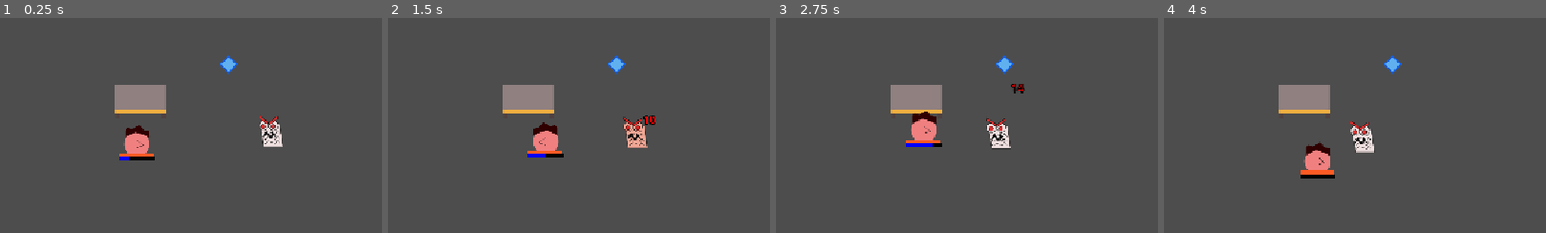
Above: before the commit, frames 1-4 (left to right).
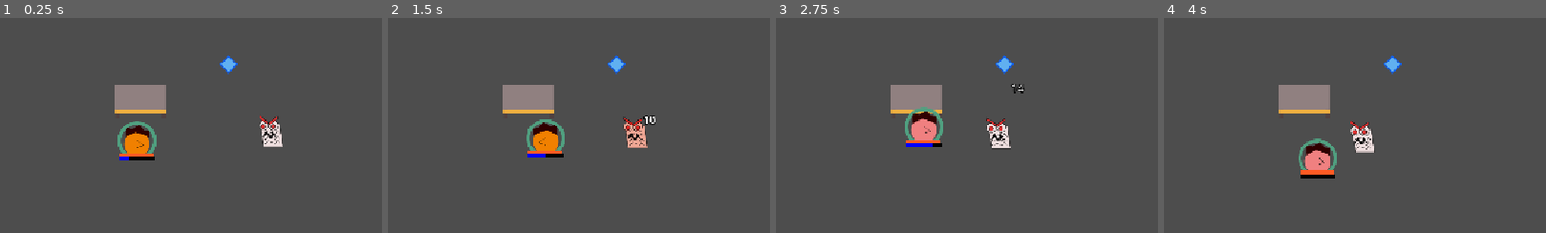
Above: after the commit, the same moments.

Repository: mathew-tran/LevelUpGameJam2025
Game: Godot game, scene res://Scene/Main.tscn
The game is run twice, just before and just after one commit, with the same random seed, the same clock (stepped at 60 frames per second) and the same inputs.
Inputs (mouse positions are % of the whole screen's width and height, from its top left):
- Up to frame 1 (0.25 s): no input
- Up to frame 2 (1.5 s): move the mouse to (72, 45) at 0.52 s; move the mouse to (30, 55) at 1.27 s
- Up to frame 3 (2.75 s): move the mouse to (60, 28) at 2.02 s
- Up to frame 4 (4 s): move the mouse to (45, 70) at 2.77 s; move the mouse to (80, 65) at 3.52 s
The pictures show only the part of the screen within x 32-82%, y 22-72%; the shares and areas given below are measured in that part.

The runs differ from the first frame. In frame 1, 0.9% of the frame differs, in the area x 30-41%, y 48-64%; in frame 2, 1.0%, in the area x 36-70%, y 45-62%; in frame 3, 0.4%; in frame 4, 0.3%.

Commit message:
work on paper clip projectile

Diff:
--- a/Content/CharacterData.gd
+++ b/Content/CharacterData.gd
@@ -8,6 +8,7 @@
 @export var Description = ""
 @export var Picture : Texture2D
 @export var Projectile : PackedScene
+@export var Spread = 1
 
 @export var Upgrades : Array[CharacterUpgradeData]
 enum DEPARTMENT {
--- /dev/null
+++ b/Content/CharacterPools/Common/Greg.tres
@@ -0,0 +1,67 @@
+[gd_resource type="Resource" script_class="CharacterData" load_steps=18 format=3 uid="uid://cygdsjda3jivl"]
+
+[ext_resource type="Texture2D" uid="uid://d0xkmx3xkwdmb" path="res://Art/Character/Greg.png" id="1_bfmt5"]
+[ext_resource type="Script" uid="uid://b1crlyox21yx2" path="res://Content/CharacterUpgradeData.gd" id="1_sjvf1"]
+[ext_resource type="PackedScene" uid="uid://b4neoep5r3soq" path="res://Prefabs/Projectiles/PaperClipProjectile.tscn" id="2_7qxdr"]
+[ext_resource type="Script" uid="uid://dadt4pa7kewb" path="res://Content/CharacterData.gd" id="2_sr46h"]
+[ext_resource type="Script" uid="uid://c7f6e6ejy2j0y" path="res://Content/UpgradeTypes/CharacterUpgradeSpread.gd" id="4_f3jx6"]
+[ext_resource type="Script" uid="uid://civl0ns7ngbc6" path="res://Content/UpgradeTypes/CharacterUpgradeBaseAttackRate.gd" id="5_agrnv"]
+[ext_resource type="Script" uid="uid://cxcg364uu2exq" path="res://Content/UpgradeTypes/CharacterUpgradePenetration.gd" id="6_6j1cp"]
+[ext_resource type="Script" uid="uid://bqa6hwpbpw3x0" path="res://Content/UpgradeTypes/CharacterUpgradeBaseAttack.gd" id="7_lkxir"]
+
+[sub_resource type="Resource" id="Resource_lajlj"]
+script = ExtResource("4_f3jx6")
+Spread = 1
+metadata/_custom_type_script = "uid://c7f6e6ejy2j0y"
+
+[sub_resource type="Resource" id="Resource_uju6c"]
+script = ExtResource("5_agrnv")
+AttackRateIncrease = 50.0
+metadata/_custom_type_script = "uid://civl0ns7ngbc6"
+
+[sub_resource type="Resource" id="Resource_fev4i"]
+script = ExtResource("6_6j1cp")
+Penetration = 1
+metadata/_custom_type_script = "uid://cxcg364uu2exq"
+
+[sub_resource type="Resource" id="Resource_0tw70"]
+script = ExtResource("6_6j1cp")
+Penetration = 1
+metadata/_custom_type_script = "uid://cxcg364uu2exq"
+
+[sub_resource type="Resource" id="Resource_dh6n2"]
+script = ExtResource("7_lkxir")
+Amount = 100.0
+metadata/_custom_type_script = "uid://bqa6hwpbpw3x0"
+
+[sub_resource type="Resource" id="Resource_567l0"]
+script = ExtResource("5_agrnv")
+AttackRateIncrease = 50.0
+metadata/_custom_type_script = "uid://civl0ns7ngbc6"
+
+[sub_resource type="Resource" id="Resource_kyfbt"]
+script = ExtResource("4_f3jx6")
+Spread = 1
+metadata/_custom_type_script = "uid://c7f6e6ejy2j0y"
+
+[sub_resource type="Resource" id="Resource_a1efr"]
+script = ExtResource("7_lkxir")
+Amount = 50.0
+metadata/_custom_type_script = "uid://bqa6hwpbpw3x0"
+
+[sub_resource type="Resource" id="Resource_7bkbm"]
+script = ExtResource("5_agrnv")
+AttackRateIncrease = 200.0
+metadata/_custom_type_script = "uid://civl0ns7ngbc6"
+
+[resource]
+script = ExtResource("2_sr46h")
+Name = "Greg"
+Occupation = 5
+Cost = 10
+Description = "Throws a bunch of paper clips!"
+Picture = ExtResource("1_bfmt5")
+Projectile = ExtResource("2_7qxdr")
+Spread = 2
+Upgrades = Array[ExtResource("1_sjvf1")]([SubResource("Resource_lajlj"), SubResource("Resource_uju6c"), SubResource("Resource_fev4i"), SubResource("Resource_0tw70"), SubResource("Resource_dh6n2"), SubResource("Resource_567l0"), SubResource("Resource_kyfbt"), SubResource("Resource_a1efr"), SubResource("Resource_7bkbm")])
+metadata/_custom_type_script = "uid://dadt4pa7kewb"
--- a/Content/CharacterPools/Common/Jim.tres
+++ b/Content/CharacterPools/Common/Jim.tres
@@ -7,6 +7,7 @@
 [ext_resource type="Script" uid="uid://b6h68mdjtk5lp" path="res://Content/UpgradeTypes/CharacterUpgradeBounces.gd" id="4_tbwa4"]
 [ext_resource type="Script" uid="uid://civl0ns7ngbc6" path="res://Content/UpgradeTypes/CharacterUpgradeBaseAttackRate.gd" id="5_foiv3"]
 [ext_resource type="Script" uid="uid://bqa6hwpbpw3x0" path="res://Content/UpgradeTypes/CharacterUpgradeBaseAttack.gd" id="6_su8px"]
+[ext_resource type="Script" uid="uid://c7f6e6ejy2j0y" path="res://Content/UpgradeTypes/CharacterUpgradeSpread.gd" id="7_foiv3"]
 
 [sub_resource type="Resource" id="Resource_4lvpt"]
 script = ExtResource("4_tbwa4")
@@ -28,6 +29,36 @@
 AttackRateIncrease = 10.0
 metadata/_custom_type_script = "uid://civl0ns7ngbc6"
 
+[sub_resource type="Resource" id="Resource_su8px"]
+script = ExtResource("6_su8px")
+Amount = 10.0
+metadata/_custom_type_script = "uid://bqa6hwpbpw3x0"
+
+[sub_resource type="Resource" id="Resource_1e6yj"]
+script = ExtResource("5_foiv3")
+AttackRateIncrease = 10.0
+metadata/_custom_type_script = "uid://civl0ns7ngbc6"
+
+[sub_resource type="Resource" id="Resource_4av85"]
+script = ExtResource("4_tbwa4")
+Bounces = 2
+metadata/_custom_type_script = "uid://b6h68mdjtk5lp"
+
+[sub_resource type="Resource" id="Resource_maa75"]
+script = ExtResource("7_foiv3")
+Spread = 1
+metadata/_custom_type_script = "uid://c7f6e6ejy2j0y"
+
+[sub_resource type="Resource" id="Resource_vmd4l"]
+script = ExtResource("6_su8px")
+Amount = 75.0
+metadata/_custom_type_script = "uid://bqa6hwpbpw3x0"
+
+[sub_resource type="Resource" id="Resource_u1e6m"]
+script = ExtResource("4_tbwa4")
+Bounces = 3
+metadata/_custom_type_script = "uid://b6h68mdjtk5lp"
+
 [resource]
 script = ExtResource("2_rn5iy")
 Name = "Jim"
@@ -36,5 +67,6 @@
 Description = "Throws a bouncy projectile"
 Picture = ExtResource("1_rn5iy")
 Projectile = ExtResource("2_fqx34")
-Upgrades = Array[ExtResource("1_c05vt")]([SubResource("Resource_4lvpt"), SubResource("Resource_lw4a6"), SubResource("Resource_jwrxj"), SubResource("Resource_bp10m")])
+Spread = 1
+Upgrades = Array[ExtResource("1_c05vt")]([SubResource("Resource_4lvpt"), SubResource("Resource_lw4a6"), SubResource("Resource_jwrxj"), SubResource("Resource_bp10m"), SubResource("Resource_su8px"), SubResource("Resource_1e6yj"), SubResource("Resource_4av85"), SubResource("Resource_maa75"), SubResource("Resource_vmd4l"), SubResource("Resource_u1e6m")])
 metadata/_custom_type_script = "uid://dadt4pa7kewb"
--- a/Content/CharacterPools/Common/Meegan.tres
+++ b/Content/CharacterPools/Common/Meegan.tres
@@ -7,6 +7,7 @@
 [ext_resource type="Script" uid="uid://b068slgsi0qfb" path="res://Content/UpgradeTypes/CharacterUpgradeTeamHealth.gd" id="4_rlp8v"]
 [ext_resource type="Script" uid="uid://bqa6hwpbpw3x0" path="res://Content/UpgradeTypes/CharacterUpgradeBaseAttack.gd" id="5_emh3o"]
 [ext_resource type="Script" uid="uid://b6h68mdjtk5lp" path="res://Content/UpgradeTypes/CharacterUpgradeBounces.gd" id="6_ig3pp"]
+[ext_resource type="Script" uid="uid://civl0ns7ngbc6" path="res://Content/UpgradeTypes/CharacterUpgradeBaseAttackRate.gd" id="7_emh3o"]
 
 [sub_resource type="Resource" id="Resource_p8obt"]
 script = ExtResource("4_rlp8v")
@@ -28,6 +29,36 @@
 Bounces = 2
 metadata/_custom_type_script = "uid://b6h68mdjtk5lp"
 
+[sub_resource type="Resource" id="Resource_ig3pp"]
+script = ExtResource("6_ig3pp")
+Bounces = 1
+metadata/_custom_type_script = "uid://b6h68mdjtk5lp"
+
+[sub_resource type="Resource" id="Resource_2r8qw"]
+script = ExtResource("6_ig3pp")
+Bounces = 1
+metadata/_custom_type_script = "uid://b6h68mdjtk5lp"
+
+[sub_resource type="Resource" id="Resource_br1bi"]
+script = ExtResource("5_emh3o")
+Amount = 50.0
+metadata/_custom_type_script = "uid://bqa6hwpbpw3x0"
+
+[sub_resource type="Resource" id="Resource_urjpc"]
+script = ExtResource("7_emh3o")
+AttackRateIncrease = 10.0
+metadata/_custom_type_script = "uid://civl0ns7ngbc6"
+
+[sub_resource type="Resource" id="Resource_emh3o"]
+script = ExtResource("4_rlp8v")
+Amount = 30.0
+metadata/_custom_type_script = "uid://b068slgsi0qfb"
+
+[sub_resource type="Resource" id="Resource_k70v0"]
+script = ExtResource("7_emh3o")
+AttackRateIncrease = 300.0
+metadata/_custom_type_script = "uid://civl0ns7ngbc6"
+
 [resource]
 script = ExtResource("2_tcvd6")
 Name = "Meegan"
@@ -36,5 +67,5 @@
 Description = "Make your team sturdier!"
 Picture = ExtResource("1_tcvd6")
 Projectile = ExtResource("2_h3pu5")
-Upgrades = Array[ExtResource("1_7ru7e")]([SubResource("Resou …(64 unchanged characters)… e_p2kn4"), SubResource("Resource_ijecq")])
+Upgrades = Array[ExtResource("1_7ru7e")]([SubResource("Resou …(64 unchanged characters)… e_p2kn4"), SubResource("Resource_ijecq"), SubResource("Resource_ig3pp"), SubResource("Resource_2r8qw"), SubResource("Resource_br1bi"), SubResource("Resource_urjpc"), SubResource("Resource_emh3o"), SubResource("Resource_k70v0")])
 metadata/_custom_type_script = "uid://dadt4pa7kewb"
--- a/Content/Mark.tres
+++ b/Content/Mark.tres
@@ -1,65 +1,66 @@
 [gd_resource type="Resource" script_class="CharacterData" load_steps=17 format=3 uid="uid://cj6fpl8v47hn3"]
 
-[ext_resource type="Texture2D" uid="uid://cj0tuc0njq1l3" path="res://Art/Character/Mark.png" id="1_tk5wi"]
-[ext_resource type="PackedScene" uid="uid://csm5aoidl1x0s" path="res://Prefabs/Projectiles/BaseProjectile.tscn" id="2_eoqc0"]
-[ext_resource type="Script" uid="uid://b1crlyox21yx2" path="res://Content/CharacterUpgradeData.gd" id="3_x2yx5"]
-[ext_resource type="Script" uid="uid://bqa6hwpbpw3x0" path="res://Content/UpgradeTypes/CharacterUpgradeBaseAttack.gd" id="4_sr8xb"]
-[ext_resource type="Script" uid="uid://cxcg364uu2exq" path="res://Content/UpgradeTypes/CharacterUpgradePenetration.gd" id="4_viqu8"]
-[ext_resource type="Script" uid="uid://dadt4pa7kewb" path="res://Content/CharacterData.gd" id="5_6070i"]
-[ext_resource type="Script" uid="uid://civl0ns7ngbc6" path="res://Content/UpgradeTypes/CharacterUpgradeBaseAttackRate.gd" id="5_viqu8"]
+[ext_resource type="Texture2D" uid="uid://cj0tuc0njq1l3" path="res://Art/Character/Mark.png" id="1_lwbo0"]
+[ext_resource type="PackedScene" uid="uid://csm5aoidl1x0s" path="res://Prefabs/Projectiles/BaseProjectile.tscn" id="2_62jkf"]
+[ext_resource type="Script" uid="uid://b1crlyox21yx2" path="res://Content/CharacterUpgradeData.gd" id="3_yjmju"]
+[ext_resource type="Script" uid="uid://cxcg364uu2exq" path="res://Content/UpgradeTypes/CharacterUpgradePenetration.gd" id="4_suyej"]
+[ext_resource type="Script" uid="uid://civl0ns7ngbc6" path="res://Content/UpgradeTypes/CharacterUpgradeBaseAttackRate.gd" id="5_bl61v"]
+[ext_resource type="Script" uid="uid://bqa6hwpbpw3x0" path="res://Content/UpgradeTypes/CharacterUpgradeBaseAttack.gd" id="6_c6a7v"]
+[ext_resource type="Script" uid="uid://dadt4pa7kewb" path="res://Content/CharacterData.gd" id="7_1xsum"]
 
 [sub_resource type="Resource" id="Resource_ia558"]
-script = ExtResource("4_viqu8")
+script = ExtResource("4_suyej")
 Penetration = 1
 metadata/_custom_type_script = "uid://cxcg364uu2exq"
 
 [sub_resource type="Resource" id="Resource_8w7eq"]
-script = ExtResource("5_viqu8")
+script = ExtResource("5_bl61v")
 AttackRateIncrease = 15.0
 metadata/_custom_type_script = "uid://civl0ns7ngbc6"
 
 [sub_resource type="Resource" id="Resource_i4kpn"]
-script = ExtResource("4_sr8xb")
+script = ExtResource("6_c6a7v")
 Amount = 10.0
 metadata/_custom_type_script = "uid://bqa6hwpbpw3x0"
 
 [sub_resource type="Resource" id="Resource_sr8xb"]
-script = ExtResource("4_sr8xb")
+script = ExtResource("6_c6a7v")
 Amount = 10.0
 metadata/_custom_type_script = "uid://bqa6hwpbpw3x0"
 
 [sub_resource type="Resource" id="Resource_viqu8"]
-script = ExtResource("4_sr8xb")
+script = ExtResource("6_c6a7v")
 Amount = 10.0
 metadata/_custom_type_script = "uid://bqa6hwpbpw3x0"
 
 [sub_resource type="Resource" id="Resource_86ash"]
-script = ExtResource("4_sr8xb")
+script = ExtResource("6_c6a7v")
 Amount = 10.0
 metadata/_custom_type_script = "uid://bqa6hwpbpw3x0"
 
 [sub_resource type="Resource" id="Resource_n5akq"]
-script = ExtResource("5_viqu8")
+script = ExtResource("5_bl61v")
 AttackRateIncrease = 40.0
 metadata/_custom_type_script = "uid://civl0ns7ngbc6"
 
 [sub_resource type="Resource" id="Resource_4s1jd"]
-script = ExtResource("4_sr8xb")
+script = ExtResource("6_c6a7v")
 Amount = 10.0
 metadata/_custom_type_script = "uid://bqa6hwpbpw3x0"
 
 [sub_resource type="Resource" id="Resource_tnret"]
-script = ExtResource("4_sr8xb")
+script = ExtResource("6_c6a7v")
 Amount = 300.0
 metadata/_custom_type_script = "uid://bqa6hwpbpw3x0"
 
 [resource]
-script = ExtResource("5_6070i")
+script = ExtResource("7_1xsum")
 Name = "Mark"
 Occupation = 0
 Cost = 4
 Description = "Has extra pencils to throw around."
-Picture = ExtResource("1_tk5wi")
-Projectile = ExtResource("2_eoqc0")
-Upgrades = Array[ExtResource("3_x2yx5")]([SubResource("Resource_ia558"), SubResource("Resource_8w7eq"), SubResource("Resource_i4kpn"), SubResource("Resource_sr8xb"), SubResource("Resource_ia558"), SubResource("Resource_viqu8"), SubResource("Resource_86ash"), SubResource("Resource_n5akq"), SubResource("Resource_4s1jd"), SubResource("Resource_tnret")])
+Picture = ExtResource("1_lwbo0")
+Projectile = ExtResource("2_62jkf")
+Spread = 1
+Upgrades = Array[ExtResource("3_yjmju")]([SubResource("Resource_ia558"), SubResource("Resource_8w7eq"), SubResource("Resource_i4kpn"), SubResource("Resource_sr8xb"), SubResource("Resource_ia558"), SubResource("Resource_viqu8"), SubResource("Resource_86ash"), SubResource("Resource_n5akq"), SubResource("Resource_4s1jd"), SubResource("Resource_tnret")])
 metadata/_custom_type_script = "uid://dadt4pa7kewb"
--- /dev/null
+++ b/Content/UpgradeTypes/CharacterUpgradeSpread.gd
@@ -0,0 +1,12 @@
+extends CharacterUpgradeData
+
+class_name CharacterUpgradeSpread
+@export var Spread = 1
+
+func GetUpgradeName():
+	return "Increase projectile amount by " + str(Spread)
+
+func ApplyUpgrade(char : BaseCharacter):
+	char.Spread += 1
+func RemoveUpgrade(char : BaseCharacter):
+	char.Spread -= 1
--- a/Prefabs/Characters/BaseCharacter.tscn
+++ b/Prefabs/Characters/BaseCharacter.tscn
@@ -1,7 +1,8 @@
-[gd_scene load_steps=9 format=3 uid="uid://uf5h3c2dv0a2"]
+[gd_scene load_steps=10 format=3 uid="uid://uf5h3c2dv0a2"]
 
 [ext_resource type="Script" uid="uid://cbqniscqsxqoo" path="res://Scripts/Character/BaseCharacter.gd" id="1_18plh"]
 [ext_resource type="Texture2D" uid="uid://cj0tuc0njq1l3" path="res://Art/Character/Mark.png" id="2_hanbv"]
+[ext_resource type="Texture2D" uid="uid://ceeo4tnjbdiml" path="res://Art/ActiveCircle.png" id="2_u6xj4"]
 [ext_resource type="PackedScene" uid="uid://cv6pm1detf5ct" path="res://Prefabs/UI/AbilityBar.tscn" id="3_u6xj4"]
 [ext_resource type="Script" uid="uid://bd6c17ffm375y" path="res://Scripts/Components/HealthComponent.gd" id="4_fya0b"]
 
@@ -22,6 +23,10 @@
 gravity_scale = 0.0
 lock_rotation = true
 script = ExtResource("1_18plh")
+
+[node name="ActiveCircle" type="Sprite2D" parent="."]
+visible = false
+texture = ExtResource("2_u6xj4")
 
 [node name="Sprite2D" type="Sprite2D" parent="."]
 texture = ExtResource("2_hanbv")
--- /dev/null
+++ b/Prefabs/Projectiles/PaperClipProjectile.tscn
@@ -0,0 +1,16 @@
+[gd_scene load_steps=4 format=3 uid="uid://b4neoep5r3soq"]
+
+[ext_resource type="PackedScene" uid="uid://csm5aoidl1x0s" path="res://Prefabs/Projectiles/BaseProjectile.tscn" id="1_pl8cn"]
+[ext_resource type="Texture2D" uid="uid://3kibo1i3dj8w" path="res://Art/Projectiles/Paperclip.png" id="2_emyfl"]
+
+[sub_resource type="RectangleShape2D" id="RectangleShape2D_ovcqh"]
+size = Vector2(29, 10)
+
+[node name="Projectile" instance=ExtResource("1_pl8cn")]
+
+[node name="Sprite2D" parent="." index="0"]
+texture = ExtResource("2_emyfl")
+
+[node name="CollisionShape2D" parent="." index="2"]
+position = Vector2(-0.5, 0)
+shape = SubResource("RectangleShape2D_ovcqh")
--- a/Scripts/Autoload/Finder.gd
+++ b/Scripts/Autoload/Finder.gd
@@ -14,6 +14,9 @@
 
 func GetGame() -> Game:
 	return get_tree().get_nodes_in_group("Game")[0]
+
+func GetEXP() -> EXPBar:
+	return get_tree().get_nodes_in_group("EXPBar")[0]
 
 func GetEnemyGroup():
 	return get_tree().get_nodes_in_group("EnemyGroup")[0]
--- a/Scripts/Character/BaseCharacter.gd
+++ b/Scripts/Character/BaseCharacter.gd
@@ -25,6 +25,9 @@
 var RegenSpeed = 1
 var RegenAmount = .25
 
+var Spread = 1
+
+var bCanBeHit = true
 
 func GetNextUpgrade():
 	if CharacterLevel > CharacterDataRef.Upgrades.size():
@@ -44,6 +47,26 @@
 	$HealthComponent.OnDeath.connect(OnDeath)
 	OnTakeDamage(0)
 	Setup(CharacterDataRef)
+	Finder.GetEXPBar().OnLevelUp.connect(OnLevelup)
+	GiveTempInvincibility(2)
+
+func OnLevelup():
+	GiveTempInvincibility(.5)
+
+func GiveTempInvincibility(amount = .3):
+	if bCanBeHit == false:
+		return
+	bCanBeHit = false
+	var tween = get_tree().create_tween()
+	$HealthComponent.Disable()
+	tween.tween_property($Sprite2D, "modulate", Color.YELLOW, .1)
+	await tween.finished
+	await get_tree().create_timer(amount).timeout
+	tween = get_tree().create_tween()
+	tween.tween_property($Sprite2D, "modulate", Color.WHITE, .1)
+	await tween.finished
+	$HealthComponent.Enable()
+	bCanBeHit = true
 
 func OnTakeDamage(_amount):
 	$Healthbar.value = float($HealthComponent.CurrentHealth) / float($HealthComponent.MaxHealth)
@@ -72,23 +95,41 @@
 
 	SubStatAttackRate.Init()
 	SubStatAttackRate.ModifiedResource.ValueUpdated.connect(OnAttackRateUpdate)
-
+	Spread = CharacterDataRef.Spread
 	$ShootTimer.wait_time = 1/SubStatAttackRate.Get().GetValue()
 
 func OnAttackRateUpdate(rate):
 	$ShootTimer.wait_time = 1/rate
 
+func GetBulletAngles(amount):
+	var value = amount
+	if value <= 1:
+		return [0]
+
+	var totalSpreadAngle = PI / 8
+
+	var bulletAngle = totalSpreadAngle / (value - 1)
+	var startAngle = -totalSpreadAngle / 2
+
+	var rotations = []
+	for i in range(value):
+		rotations.append(rad_to_deg(startAngle + i * bulletAngle))
+	return rotations
+
 func _on_shoot_timer_timeout() -> void:
 	if CharacterDataRef.Projectile:
 		var enemy = Finder.GetClosestEnemy(global_position)
 		if enemy:
-			var instance = CharacterDataRef.Projectile.instantiate()
-			instance.Direction = (enemy.global_position - global_position).normalized()
-			instance.global_position = global_position
-			instance.Damage = SubStatDamage.Get().GetValue() + randi_range(0, 4)
-			instance.Penetration = Penetration
-			instance.Bounces += Bounces
-			Finder.GetBulletsGroup().add_child(instance)
+			for angle in GetBulletAngles(Spread):
+				var instance = CharacterDataRef.Projectile.instantiate()
+				instance.Direction = (enemy.global_position - global_position).normalized()
+				var radians = float(deg_to_rad(angle))
+				instance.Direction = instance.Direction.rotated(radians)
+				instance.global_position = global_position
+				instance.Damage = SubStatDamage.Get().GetValue() + randi_range(0, 4)
+				instance.Penetration = Penetration
+				instance.Bounces += Bounces
+				Finder.GetBulletsGroup().add_child(instance)
 
 func _process(delta: float) -> void:
 	if $HitTimer.time_left == 0.0:
@@ -112,9 +153,11 @@
 	move_and_collide(Velocity)
 
 
-func Enable():
-	$Camera2D.make_current()
+func Activate():
+	$ActiveCircle.visible = true
 
+func Deactivate():
+	$ActiveCircle.visible = false
 
 func _on_regen_timer_timeout() -> void:
 	$HealthComponent.Heal(RegenAmount)
--- a/Scripts/Components/HealthComponent.gd
+++ b/Scripts/Components/HealthComponent.gd
@@ -15,6 +15,14 @@
 }
 
 var CurrentState = STATE.ALIVE
+
+var bDisabled = false
+
+func Enable():
+	bDisabled = false
+
+func Disable():
+	bDisabled = true
 
 func _ready() -> void:
 	Setup()
@@ -38,6 +46,8 @@
 	OnTakeDamage.emit(0)
 
 func TakeDamage(amount):
+	if bDisabled:
+		return
 	CurrentHealth -= amount
 	OnTakeDamage.emit(amount)
 
--- a/Scripts/Enemy.gd
+++ b/Scripts/Enemy.gd
@@ -20,7 +20,7 @@
 	instance.global_position = global_position
 	var data = {}
 	data["text"] = (str(int(amount)))
-	data["color"] = Color.RED
+	data["color"] = Color.WHITE
 	instance.data = data
 	Finder.GetEffectGroup().add_child(instance)
 	Jukebox.PlaySFX(load("res://Audio/SFX/hit.wav"))
--- a/Scripts/Player.gd
+++ b/Scripts/Player.gd
@@ -5,6 +5,7 @@
 var Headbody = null
 var CameraMoveSpeed = 100
 var LastKnownPosition = Vector2.ZERO
+
 
 func _ready() -> void:
 	UpdateBody()
@@ -16,8 +17,10 @@
 		if index == 0:
 			workers[index].FollowObject = null
 			Headbody = workers[index]
+			workers[index].Activate()
 		else:
 			workers[index].FollowObject = workers[index-1]
+			workers[index].Deactivate()
 	if workers.size() == 0:
 		Jukebox.PlayMusic(JukeboxPlayer.MUSIC_TYPE.DEAD)
 		Finder.GetGame().OnGameOver.emit()
Binary file added: Art/ActiveCircle.png
Not shown, added: Art/ActiveCircle.png.import
Binary file added: Art/Character/Greg.png
Not shown, added: Art/Character/Greg.png.import
Binary file added: Art/Projectiles/Paperclip.png
Not shown, added: Art/Projectiles/Paperclip.png.import
Not shown: 1 places in Content/CharacterPools/Common/Jim.tres that only renumber resources
Not shown: 1 places in Content/CharacterPools/Common/Meegan.tres that only renumber resources
Not shown, added: Content/UpgradeTypes/CharacterUpgradeSpread.gd.uid
